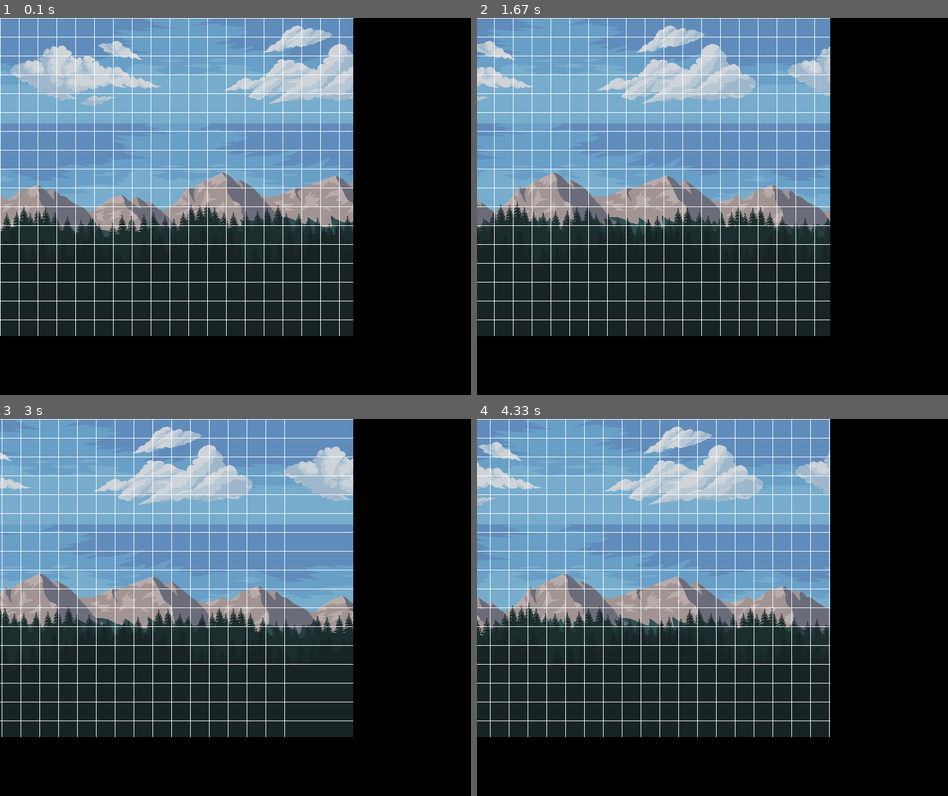
Above: before the commit, frames 1-4 (two rows, left to right).
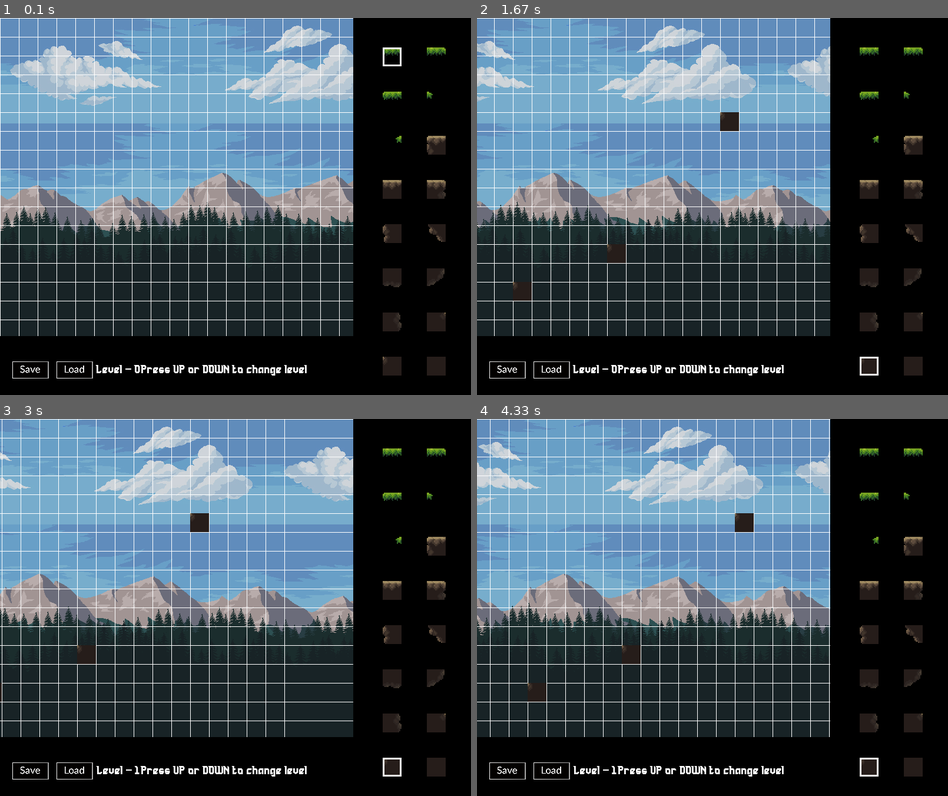
Above: after the commit, the same moments.

Repository: Mitasiek/SobotaPYGAME
Game: pygame game, started from main.py
Two runs of this game, one before a commit and one after it. Both use one fixed random seed, a clock stepped at 60 frames per second and the inputs below.
Inputs (mouse positions are in pixels of both pictures, inside the frame that each line leads up to):
- Up to frame 1 (0.1 s): no input
- Up to frame 2 (1.67 s): press the mouse at (867, 364) at 0.37 s; move the mouse to (736, 289) at 0.47 s; release the mouse at (599, 210) at 0.6 s; hold Shift 0.67-1.13 s; hold Right 0.67-1.13 s; press the mouse at (505, 368) at 1.2 s; move the mouse to (627, 244) at 1.3 s; release the mouse at (745, 119) at 1.43 s; hold Right from 1.5 s (still down)
- Up to frame 3 (3 s): release Right at 1.97 s; hold Up 2-2.3 s; hold Right 2.33-2.8 s; hold Left from 2.83 s (still down)
- Up to frame 4 (4.33 s): release Left at 3.37 s; hold Down 3.4-3.7 s; hold Left 3.73-4.13 s; hold Up from 4.17 s (still down)

The runs differ from the first frame. In frame 1, 3.0% of the frame differs, in the area x 2-95%, y 7-96%; in frame 2, 3.2%; in frame 3, 3.1%; in frame 4, 3.2%.

Commit message:
Update 22.05.2021 rano

Diff:
--- a/Components/button.py
+++ b/Components/button.py
@@ -1,21 +1,21 @@
 import pygame
-
+# ZMIANY SELF IMG i top left
 class Button():
     def __init__(self,x,y,image,scale):
         width = image.get_width()
         height = image.get_height()
-        self.img = pygame.transform.scale(image,int(width) * scale,int(height) * scale)
-        self.imgRect = self.img.get_rect()
-        self.imgRect.topleft(x,y)
+        self.img = pygame.transform.scale(image, (int(width * scale),int(height * scale)))
+        self.rect = self.img.get_rect()
+        self.rect.topleft = (x,y)
         self.Clicked = False
     def Draw(self, surface):
         action = False
         pos = pygame.mouse.get_pos()
-        if (self.imgRect.collidepoint(pos)):
+        if (self.rect.collidepoint(pos)):
             if (pygame.mouse.get_pressed()[0] == 1 and self.Clicked == False):
                 action = True
                 self.Clicked = True
         if (pygame.mouse.get_pressed()[0] == 0):
             self.Clicked = False
-        surface.blit(self.img,(self.imgRect.x,self.imgRect.y))
+        surface.blit(self.img,(self.rect.x,self.rect.y))
         return action
--- a/State/EditorState/editor.py
+++ b/State/EditorState/editor.py
@@ -1,6 +1,9 @@
 from State.state import State
+# Nowe podpiecia:
+from Components.button import Button
 import pygame
-# Nowe elementy: tlo, animacja tla, przewijanie, tick Clocka, Nowe rzeczy konstruktor
+import csv
+# Nowe elementy:
 class Editor(State):
     def __init__(self,game):
         super().__init__(game)
@@ -25,8 +28,23 @@
         self.pineForestImg2 = pygame.image.load('./Sprites/Background/pine1.png').convert_alpha()
         #self.pineRect2 = self.pineForestImg2.get_rect()
         self.TILE_COUNT = 16
-        self.InitTiles()
-    def InitTiles(self):
+        # Nowe elementy:
+        self.level = 0
+        self.saveButtonImg = ''
+        self.loadButtonImg = ''
+        self.worldData = []
+        self.buttonList = []
+        self.currentTile = 0
+        self.init = True # Przerobic na kontrolke.
+        self.mousePos = 0
+        self.mousePosX = 0
+        self.mousePosY = 0
+        # INIT
+        #self.InitTiles() # TODO: Przeniesc to
+        #self.InitWorldData()
+    def InitTiles(self): # ZMIENIC NAZWE NA INIT IMG
+        self.saveButtonImg = pygame.image.load('img/saveButton.png').convert_alpha()
+        self.loadButtonImg = pygame.image.load('img/loadButton.png').convert_alpha()
         self.imgList = []
         for x in range(5):
             img = pygame.image.load(f'Sprites/Tiles/grass_{x+1}.png')
@@ -37,6 +55,45 @@
             img = pygame.transform.scale(img, (self.TILESIZE, self.TILESIZE))
             self.imgList.append(img)
         print(self.imgList)
+    # NOWE FUNKCJA:
+    def InitWorldData(self):
+        for row in range(self.ROWS):
+            r = [-1] * self.COLS
+            self.worldData.append(r)
+        print(self.worldData)
+    def InitButtons(self):
+        buttonCol = 0
+        buttonRow = 0
+        for i in range(len(self.imgList)):
+            tileButton = Button(self.game.DISPLAY_WIDTH - self.SIDEMARGIN + (75 * buttonCol) + 50, 75 * buttonRow + 50, self.imgList[i],1)
+
+            self.buttonList.append(tileButton)
+            buttonCol += 1
+            if buttonCol == 2:
+                buttonRow += 1
+                buttonCol = 0
+        self.saveButton = Button(0.02 * self.game.DISPLAY_WIDTH, self.game.DISPLAY_HEIGHT - self.LOWERMARGIN + 40, self.saveButtonImg, 0.35)
+        self.loadButton = Button(0.02 * self.game.DISPLAY_WIDTH + 75, self.game.DISPLAY_HEIGHT - self.LOWERMARGIN + 40, self.loadButtonImg, 0.35)
+    def InitEditorSettings(self):
+        self.InitTiles()
+        self.InitWorldData()
+        self.InitButtons()
+    def CheckMouseMotion(self):
+        self.mousePos = pygame.mouse.get_pos()
+        self.mousePosX = (self.mousePos[0] + self.scroll) // self.TILESIZE
+        self.MousePosY = self.mousePos[1] // self.TILESIZE
+    def CheckTileArea(self):
+        if self.mousePos[0] < self.game.DISPLAY_WIDTH - self.SIDEMARGIN and self.mousePos[1] < self.game.DISPLAY_HEIGHT - self.LOWERMARGIN:
+            # update tile value
+            if pygame.mouse.get_pressed()[0] == 1:
+                if self.worldData[self.mousePosY][self.MousePosY] != self.currentTile:
+                    self.worldData[self.MousePosY][self.mousePosX] = self.currentTile
+                    print("OK")
+                else:
+                    print(" NIE OK ")
+        print(self.mousePosX)
+        print(self.mousePosY)
+    # KONIEC NOWYCH
     def ResetKeys(self):
         self.keyBackspace = False
     def CheckInput(self):
@@ -66,6 +123,11 @@
                     self.scrollRight = True
                 if event.key == pygame.K_LSHIFT:
                     self.leftShift = True
+                # NOWE
+                if event.key == pygame.K_UP:
+                    self.level += 1
+                if event.key == pygame.K_DOWN and self.level > 0:
+                    self.level -= 1
             if event.type == pygame.KEYUP:
                 if event.key == pygame.K_LEFT:
                     self.scrollLeft = False
@@ -76,6 +138,26 @@
     def Update(self):
         self.UpdateEvents()
         self.CheckInput()
+        # NOWE
+        self.CheckMouseMotion()
+        self.CheckTileArea()
+        # TODO: ZROBIC NOWA FUNKCJE DO OBSLUGI CSV:
+
+        if self.saveButton.Draw(self.game.display):
+            # save level data
+            with open(f'level{self.level}_data.csv', 'w', newline='') as csvfile:
+                writer = csv.writer(csvfile, delimiter=',')
+                for row in self.worldData:
+                    writer.writerow(row)
+        if self.loadButton.Draw(self.game.display):
+            # load in level data
+            # reset scrol lback to teh start of the level
+            self.scroll = 0
+            with open(f'level{self.level}_data.csv', newline='') as csvfile:
+                reader = csv.reader(csvfile, delimiter=',')
+                for x, row in enumerate(reader):
+                    for y, tile in enumerate(row):
+                        self.worldData[x][y] = int(tile)
         self.ResetKeys()
         pygame.display.update()
     def DrawBg(self):
@@ -88,24 +170,43 @@
             self.game.display.blit(self.mountainImage,((x * width)-self.scroll * 0.7, self.game.DISPLAY_HEIGHT - self.mountainImage.get_height() - 250))
             self.game.display.blit(self.pineForestImg2, ((x * width)-self.scroll * 0.8,self.game.DISPLAY_HEIGHT - self.pineForestImg2.get_height() - 180))
             self.game.display.blit(self.pineForestImg1, ((x * width)-self.scroll * 0.9,self.game.DISPLAY_HEIGHT - self.pineForestImg2.get_height() - 150))
-
     def DrawGrid(self):
         for i in range(self.COLS):
             pygame.draw.line(self.game.display,self.game.COLORS["white"],(i * self.TILESIZE - self.scroll,0),(i*self.TILESIZE - self.scroll,self.game.DISPLAY_HEIGHT- self.LOWERMARGIN))
         for i in range(self.ROWS):
             pygame.draw.line(self.game.display,self.game.COLORS["white"],(0,i * self.TILESIZE),(self.game.DISPLAY_WIDTH - self.SIDEMARGIN,i * self.TILESIZE))
-    def InitButtons(self):
-        pass
+    # NOWE
+    def DrawWorld(self):
+        for y, row in enumerate(self.worldData):
+            for x, tile in enumerate(row):
+                if tile >= 0:
+                    # screen.blit(imgList[tile],(x * TILESIZE - scroll,y * tile))
+                    self.game.display.blit(self.imgList[tile], (x * self.TILESIZE - self.scroll, y * self.TILESIZE))
+                    # screen.blit(imgList[tile],(x * TILESIZE - scroll,SCREEN_HEIGHT - TILESIZE))
     def DrawEditorPanel(self):
         pygame.draw.rect(self.game.display,self.game.COLORS['black'],(self.game.DISPLAY_WIDTH - self.SIDEMARGIN,0,self.SIDEMARGIN,self.game.DISPLAY_HEIGHT + self.LOWERMARGIN))
         pygame.draw.rect(self.game.display,self.game.COLORS["black"],(0,self.game.DISPLAY_HEIGHT - self.LOWERMARGIN,self.game.DISPLAY_WIDTH,self.game.DISPLAY_HEIGHT - self.LOWERMARGIN))
+        #buttonCount = 0
+        for buttonCount, i in enumerate(self.buttonList):
+            if i.Draw(self.game.display):
+                self.currentTile = buttonCount
+        # highlight the selected tile
+        pygame.draw.rect(self.game.display, self.game.COLORS['white'], self.buttonList[self.currentTile].rect, 3)
+        self.game.DrawText(f'Level - {self.level}', 20, 0.25 * self.game.DISPLAY_WIDTH,self.game.DISPLAY_HEIGHT - self.LOWERMARGIN // 2 + 5,self.game.COLORS["white"])
+        self.game.DrawText(f'Press UP or DOWN to change level', 20, 0.35 * self.game.DISPLAY_WIDTH + 100,self.game.DISPLAY_HEIGHT - self.LOWERMARGIN // 2 + 5,self.game.COLORS["white"])
+        self.saveButton.Draw(self.game.display)
+        self.loadButton.Draw(self.game.display)
+
     def Render(self):
         self.DrawBg()
         self.DrawGrid()
+        # NOWE
+        self.DrawWorld()
         self.DrawEditorPanel()
         self.BlitScreen()
     def DisplayState(self):
         print("Jestem w edytorze.")
+        self.InitEditorSettings()
         while self.runDisplay:
             self.Update()
             self.Render()
Binary file added: img/loadButton.png
Binary file added: img/saveButton.png
